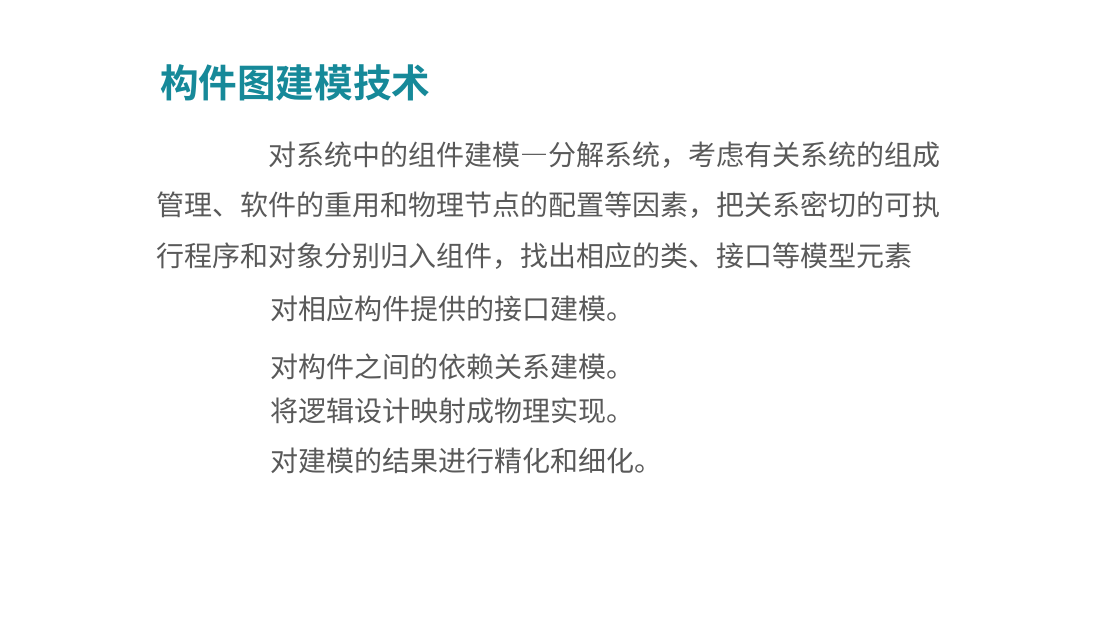
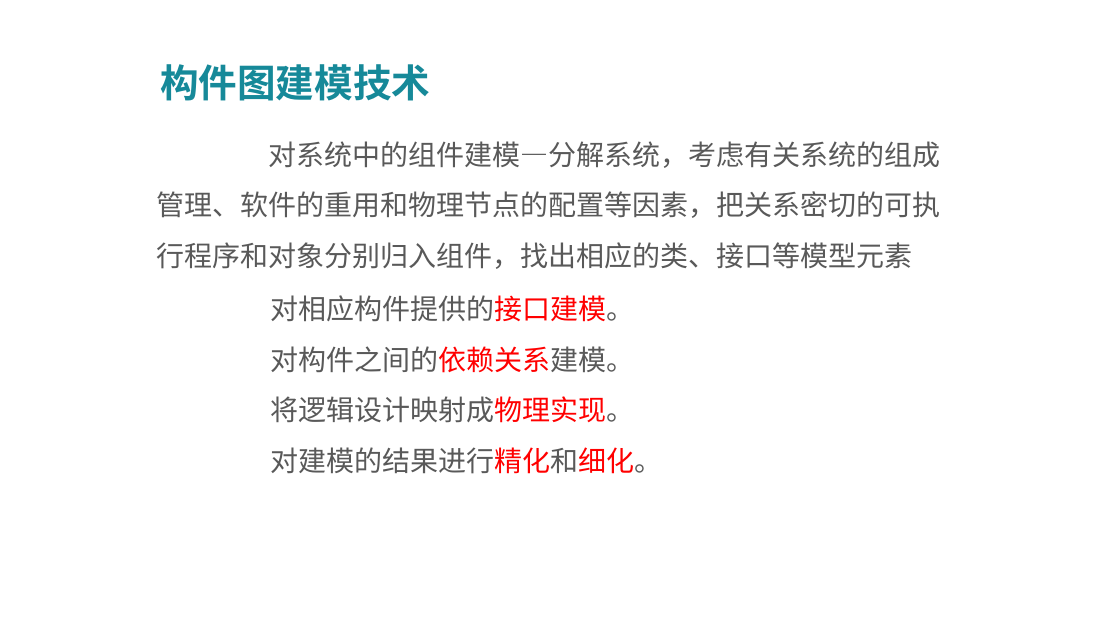
Before and after one commit to PRD2018-G03/PRD2018-G03-SoftwareEngineeringProject, a slide deck: slide 26 of PPT模板及制作/UML基础III翻转PPT.pptx (slide 11 before the commit). Drawn at 1120x630 pixels with LibreOffice and Linux fonts; fonts in the diff are those of the drawing; background and template pictures are left out. Boxes give left, top, right and bottom in pixels: in the first picture for what was removed or moved away, otherwise in the second. Text is boxed around its words. In the diff, an @@ line names an element or a change of style, - is before the commit and + after.

```diff
--- a/PPT模板及制作/UML基础III翻转PPT.pptx
+++ b/PPT模板及制作/UML基础III翻转PPT.pptx
@@ text at (270, 295, 634, 322): text colour #595959 to #FF0000 in "对相应构件提供的接口建模。" @@
@@ text at (270, 346, 662, 474): paragraphs added @@
+对构件之间的依赖关系建模。
+将逻辑设计映射成物理实现。
+对建模的结果进行精化和细化。
@@ text removed at (270, 353, 634, 380) @@
-对构件之间的依赖关系建模。
@@ text removed at (270, 397, 634, 424) @@
-将逻辑设计映射成物理实现。
@@ text removed at (270, 447, 662, 474) @@
-对建模的结果进行精化和细化。
```
Also in this commit, not shown: 20 other slides changed, 15 slides added, 1 slide removed.
